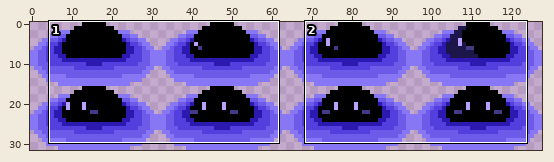
Pixel-art file: SpaceInvaders/res/img/Misc/SpiralGalaxyCore.ase. Above, an overview of the earlier version with the close-up marked.
Close-up. Earlier state:
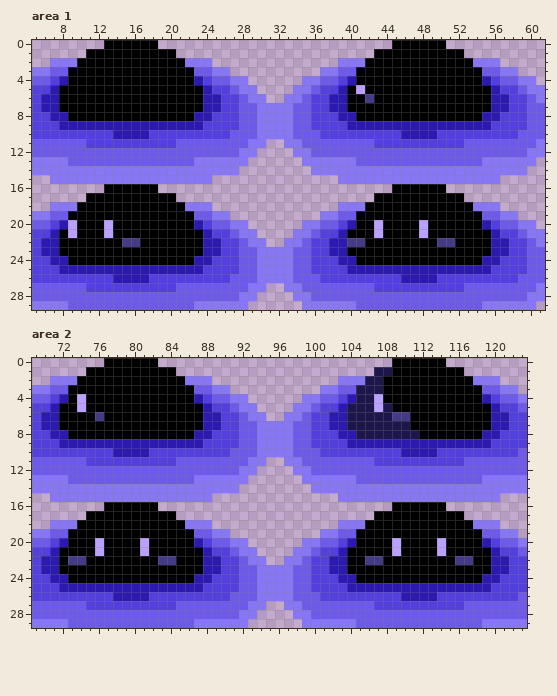
128x32 pixels, 1 frame. Shown: area 1: x 5..61, y 0..29; area 2: x 69..123, y 0..29.
And afterwards:
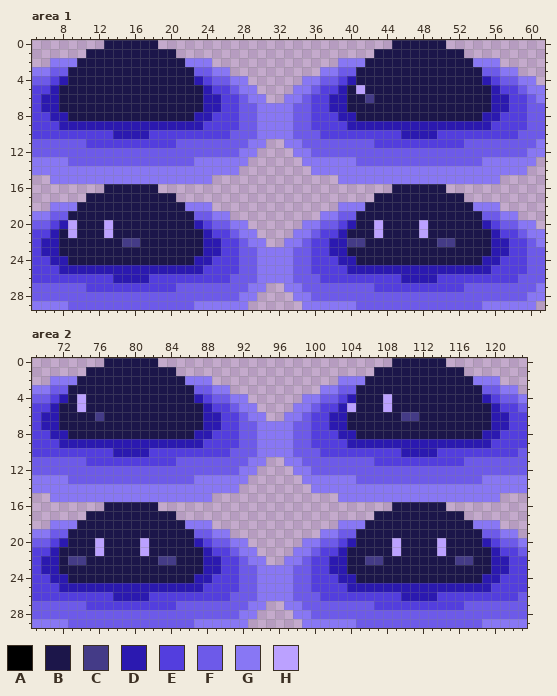
Palette (. is transparent): A #000000  B #1c164a  C #443b87  D #2b19b0  E #533ede  F #6d5ae9  G #8877f4  H #bba1ff
Edits made:
--- area 1
@@ x 5..61 @@
- 0 ........AAAAAA..........................AAAAAA...........
- 1 ......AAAAAAAAAA......................AAAAAAAAAA.........
- 2 ..GGGAAAAAAAAAAAAGGG..............GGGAAAAAAAAAAAAGGG.....
- 3 GGFFAAAAAAAAAAAAAAFFGG..........GGFFAAAAAAAAAAAAAAFFGG...
- 4 FFEDAAAAAAAAAAAAAADEFFGG......GGFFEDAAAAAAAAAAAAAADEFFGG.
- 5 EEDAAAAAAAAAAAAAAAADEEFGG....GGFEEDAHAAAAAAAAAAAAAADEEFGG
- 6 EDDAAAAAAAAAAAAAAAADDEEFGG..GGFEEDDAACAAAAAAAAAAAAADDEEFG
- 7 EDDAAAAAAAAAAAAAAAADDEEFFGGGGFFEEDDAAAAAAAAAAAAAAAADDEEFF
- 8 EEDDAAAAAAAAAAAAAADDEEEFFGGGGFFEEEDDAAAAAAAAAAAAAADDEEEFF
+ 0 ........BBBBBB..........................BBBBBB...........
+ 1 ......BBBBBBBBBB......................BBBBBBBBBB.........
+ 2 ..GGGBBBBBBBBBBBBGGG..............GGGBBBBBBBBBBBBGGG.....
+ 3 GGFFBBBBBBBBBBBBBBFFGG..........GGFFBBBBBBBBBBBBBBFFGG...
+ 4 FFEDBBBBBBBBBBBBBBDEFFGG......GGFFEDBBBBBBBBBBBBBBDEFFGG.
+ 5 EEDBBBBBBBBBBBBBBBBDEEFGG....GGFEEDBHBBBBBBBBBBBBBBDEEFGG
+ 6 EDDBBBBBBBBBBBBBBBBDDEEFGG..GGFEEDDBBCBBBBBBBBBBBBBDDEEFG
+ 7 EDDBBBBBBBBBBBBBBBBDDEEFFGGGGFFEEDDBBBBBBBBBBBBBBBBDDEEFF
+ 8 EEDDBBBBBBBBBBBBBBDDEEEFFGGGGFFEEEDDBBBBBBBBBBBBBBDDEEEFF
  9 EEEDDDDDDDDDDDDDDDDEEEEFFGGGGFFEEEEDDDDDDDDDDDDDDDDEEEEFF
@@ x 5..61 @@
 15 ..GGGGGGGGGGGGGGGGGG..............GGGGGGGGGGGGGGGGGG.....
-16 ........AAAAAA..........................AAAAAA...........
-17 ......AAAAAAAAAA......................AAAAAAAAAA.........
-18 ..GGGAAAAAAAAAAAAGGG..............GGGAAAAAAAAAAAAGGG.....
-19 GGFFAAAAAAAAAAAAAAFFGG..........GGFFAAAAAAAAAAAAAAFFGG...
-20 FFEDHAAAHAAAAAAAAADEFFGG......GGFFEDAAHAAAAHAAAAAADEFFGG.
-21 EEDAHAAAHAAAAAAAAAADEEFGG....GGFEEDAAAHAAAAHAAAAAAADEEFGG
-22 EDDAAAAAAACCAAAAAAADDEEFGG..GGFEEDDCCAAAAAAAACCAAAADDEEFG
-23 EDDAAAAAAAAAAAAAAAADDEEFFGGGGFFEEDDAAAAAAAAAAAAAAAADDEEFF
-24 EEDDAAAAAAAAAAAAAADDEEEFFGGGGFFEEEDDAAAAAAAAAAAAAADDEEEFF
+16 ........BBBBBB..........................BBBBBB...........
+17 ......BBBBBBBBBB......................BBBBBBBBBB.........
+18 ..GGGBBBBBBBBBBBBGGG..............GGGBBBBBBBBBBBBGGG.....
+19 GGFFBBBBBBBBBBBBBBFFGG..........GGFFBBBBBBBBBBBBBBFFGG...
+20 FFEDHBBBHBBBBBBBBBDEFFGG......GGFFEDBBHBBBBHBBBBBBDEFFGG.
+21 EEDBHBBBHBBBBBBBBBBDEEFGG....GGFEEDBBBHBBBBHBBBBBBBDEEFGG
+22 EDDBBBBBBBCCBBBBBBBDDEEFGG..GGFEEDDCCBBBBBBBBCCBBBBDDEEFG
+23 EDDBBBBBBBBBBBBBBBBDDEEFFGGGGFFEEDDBBBBBBBBBBBBBBBBDDEEFF
+24 EEDDBBBBBBBBBBBBBBDDEEEFFGGGGFFEEEDDBBBBBBBBBBBBBBDDEEEFF
 25 EEEDDDDDDDDDDDDDDDDEEEEFFGGGGFFEEEEDDDDDDDDDDDDDDDDEEEEFF
--- area 2
@@ x 69..123 @@
- 0 ........AAAAAA..........................AAAAAA.........
- 1 ......AAAAAAAAAA......................BBAAAAAAAA.......
- 2 ..GGGAAAAAAAAAAAAGGG..............GGGBBAAAAAAAAAAGGG...
- 3 GGFFAAAAAAAAAAAAAAFFGG..........GGFFBBBAAAAAAAAAAAFFGG.
- 4 FFEDAHAAAAAAAAAAAADEFFGG......GGFFEDBBHAAAAAAAAAAADEFFG
- 5 EEDAAHAAAAAAAAAAAAADEEFGG....GGFEEDBBBHBAAAAAAAAAAADEEF
- 6 EDDAAAACAAAAAAAAAAADDEEFGG..GGFEEDDBBBBBCCAAAAAAAAADDEE
- 7 EDDAAAAAAAAAAAAAAAADDEEFFGGGGFFEEDDBBBBBBBAAAAAAAAADDEE
- 8 EEDDAAAAAAAAAAAAAADDEEEFFGGGGFFEEEDDBBBBBBBAAAAAAADDEEE
+ 0 ........BBBBBB..........................BBBBBB.........
+ 1 ......BBBBBBBBBB......................BBBBBBBBBB.......
+ 2 ..GGGBBBBBBBBBBBBGGG..............GGGBBBBBBBBBBBBGGG...
+ 3 GGFFBBBBBBBBBBBBBBFFGG..........GGFFBBBBBBBBBBBBBBFFGG.
+ 4 FFEDBHBBBBBBBBBBBBDEFFGG......GGFFEDBBBHBBBBBBBBBBDEFFG
+ 5 EEDBBHBBBBBBBBBBBBBDEEFGG....GGFEEDHBBBHBBBBBBBBBBBDEEF
+ 6 EDDBBBBCBBBBBBBBBBBDDEEFGG..GGFEEDDBBBBBBCCBBBBBBBBDDEE
+ 7 EDDBBBBBBBBBBBBBBBBDDEEFFGGGGFFEEDDBBBBBBBBBBBBBBBBDDEE
+ 8 EEDDBBBBBBBBBBBBBBDDEEEFFGGGGFFEEEDDBBBBBBBBBBBBBBDDEEE
  9 EEEDDDDDDDDDDDDDDDDEEEEFFGGGGFFEEEEDDDDDDDDDDDDDDDDEEEE
@@ x 69..123 @@
 15 ..GGGGGGGGGGGGGGGGGG..............GGGGGGGGGGGGGGGGGG...
-16 ........AAAAAA..........................AAAAAA.........
-17 ......AAAAAAAAAA......................AAAAAAAAAA.......
-18 ..GGGAAAAAAAAAAAAGGG..............GGGAAAAAAAAAAAAGGG...
-19 GGFFAAAAAAAAAAAAAAFFGG..........GGFFAAAAAAAAAAAAAAFFGG.
-20 FFEDAAAHAAAAHAAAAADEFFGG......GGFFEDAAAAHAAAAHAAAADEFFG
-21 EEDAAAAHAAAAHAAAAAADEEFGG....GGFEEDAAAAAHAAAAHAAAAADEEF
-22 EDDACCAAAAAAAACCAAADDEEFGG..GGFEEDDAACCAAAAAAAACCAADDEE
-23 EDDAAAAAAAAAAAAAAAADDEEFFGGGGFFEEDDAAAAAAAAAAAAAAAADDEE
-24 EEDDAAAAAAAAAAAAAADDEEEFFGGGGFFEEEDDAAAAAAAAAAAAAADDEEE
+16 ........BBBBBB..........................BBBBBB.........
+17 ......BBBBBBBBBB......................BBBBBBBBBB.......
+18 ..GGGBBBBBBBBBBBBGGG..............GGGBBBBBBBBBBBBGGG...
+19 GGFFBBBBBBBBBBBBBBFFGG..........GGFFBBBBBBBBBBBBBBFFGG.
+20 FFEDBBBHBBBBHBBBBBDEFFGG......GGFFEDBBBBHBBBBHBBBBDEFFG
+21 EEDBBBBHBBBBHBBBBBBDEEFGG....GGFEEDBBBBBHBBBBHBBBBBDEEF
+22 EDDBCCBBBBBBBBCCBBBDDEEFGG..GGFEEDDBBCCBBBBBBBBCCBBDDEE
+23 EDDBBBBBBBBBBBBBBBBDDEEFFGGGGFFEEDDBBBBBBBBBBBBBBBBDDEE
+24 EEDDBBBBBBBBBBBBBBDDEEEFFGGGGFFEEEDDBBBBBBBBBBBBBBDDEEE
 25 EEEDDDDDDDDDDDDDDDDEEEEFFGGGGFFEEEEDDDDDDDDDDDDDDDDEEEE
Changed places in both close-ups, as pixel boxes (x1, y1, x2, y2):
changed: (59, 40, 203, 121)
changed: (347, 40, 491, 121)
changed: (59, 184, 203, 265)
changed: (347, 184, 491, 265)
changed: (59, 358, 203, 439)
changed: (347, 358, 491, 439)
changed: (59, 502, 203, 583)
changed: (347, 502, 491, 583)
